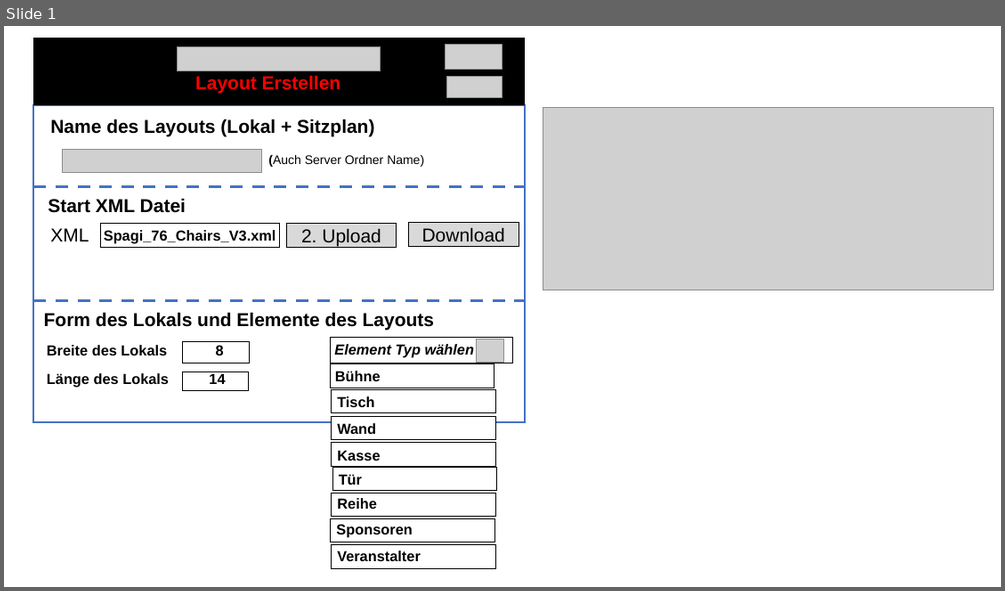
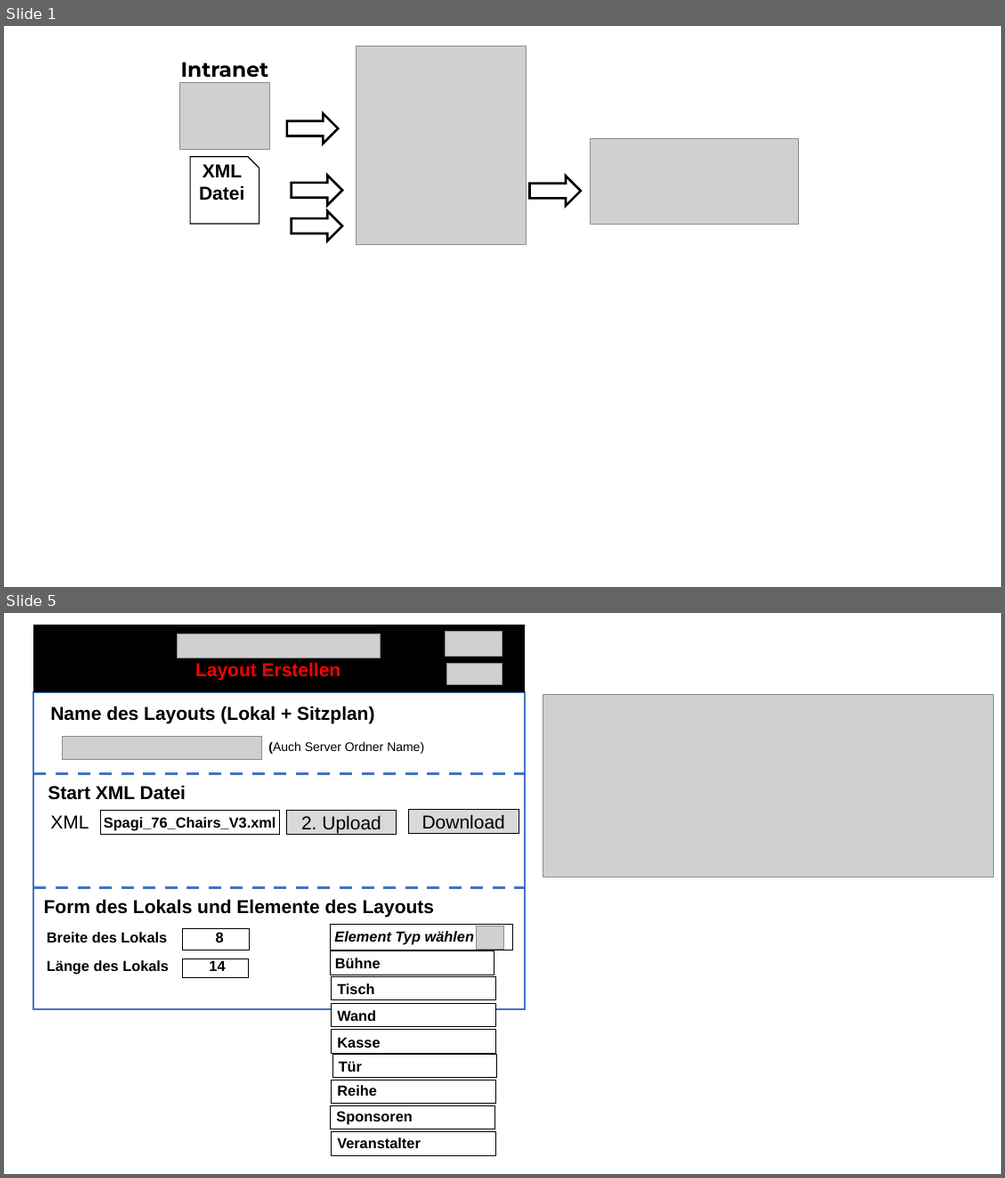
Before and after one commit to JazzLiveAarau/WwwReservationLayout, a slide deck: Description/ReservationCreateLayout.pptx. Shown one above the other, each under a label of ours: slide 1 before the commit, slides 1 and 5 after it; the slides between them are not shown. The pictures are 1005x591 and 1005x1178 pixels, drawn with LibreOffice and Linux fonts; fonts in the diff are those of the drawing; grey boxes stand for pictures. Boxes give left, top, right and bottom in pixels: in the first picture for what was removed or moved away, otherwise in the second. Text is boxed around its words. In the diff, an @@ line names an element or a change of style, - is before the commit and + after.

```diff
--- a/Description/ReservationCreateLayout.pptx
+++ b/Description/ReservationCreateLayout.pptx
@@ slide 1 added at (4,26,1001,587), background #FFFFFF @@
@@ picture added at (356,46,526,245) @@
@@ text added at (181,62,269,78), 20 pt, text #000000, bold @@
+Intranet
@@ picture added at (180,82,269,150) @@
@@ right arrow added at (287,113,338,143), outline #000000 2.25 pt @@
@@ snip rect added at (190,157,259,224), outline #000000 1 pt, 18 pt, text #000000, bold @@
+XML Datei
@@ picture added at (591,139,798,224) @@
@@ right arrow added at (291,175,342,205), outline #000000 2.25 pt @@
@@ right arrow added at (530,176,581,206), outline #000000 2.25 pt @@
@@ right arrow added at (291,211,342,240), outline #000000 2.25 pt @@
@@ what was slide 1 is now slide 5 @@
```
Also in this commit, not shown: 3 other slides added, 4 other files.
